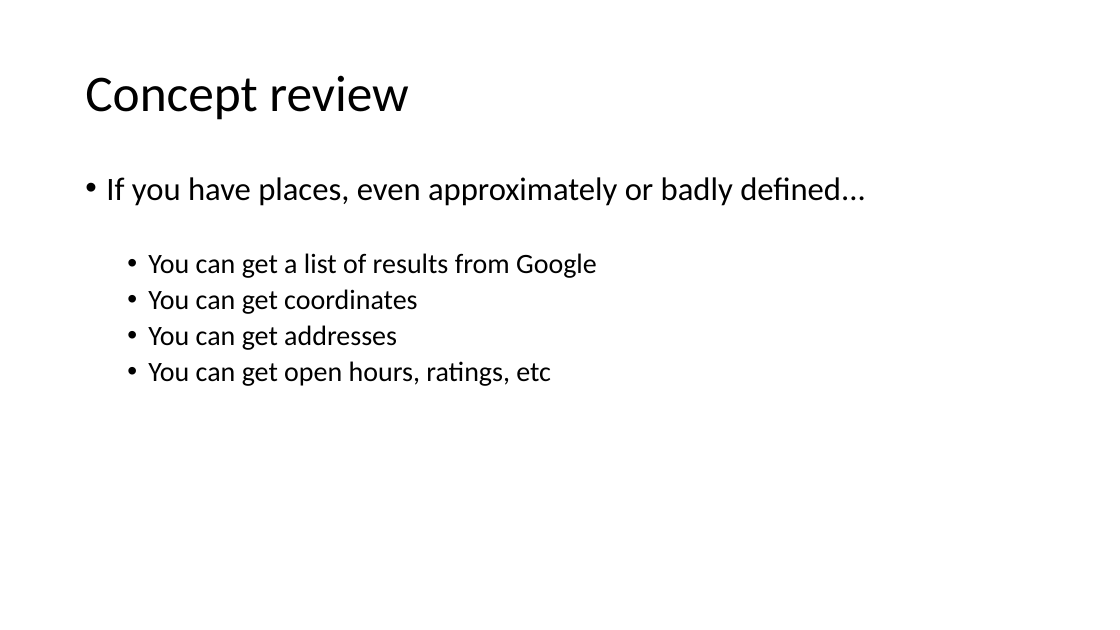
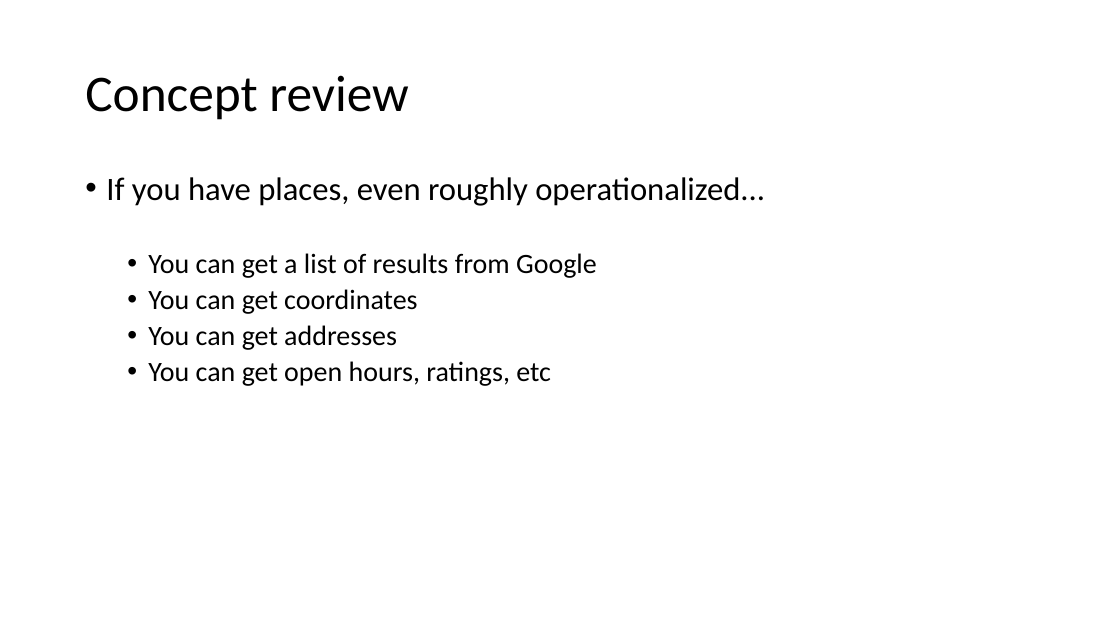
Before and after one commit to nrjjones/BuildingContextualData, a slide deck: slide 45 of presentation/Jones - Contextual Data Presentation.pptx. Drawn at 1120x630 pixels with LibreOffice and Linux fonts; fonts in the diff are those of the drawing. Boxes give left, top, right and bottom in pixels: in the first picture for what was removed or moved away, otherwise in the second. Text is boxed around its words. In the diff, an @@ line names an element or a change of style, - is before the commit and + after.

```diff
--- a/presentation/Jones - Contextual Data Presentation.pptx
+++ b/presentation/Jones - Contextual Data Presentation.pptx
@@ text at [106,177,765,206]: text changed @@
-• If you have places, even approximately or badly defined...
+• If you have places, even roughly operationalized...
```
Also in this commit, not shown: 8 other slides changed.
